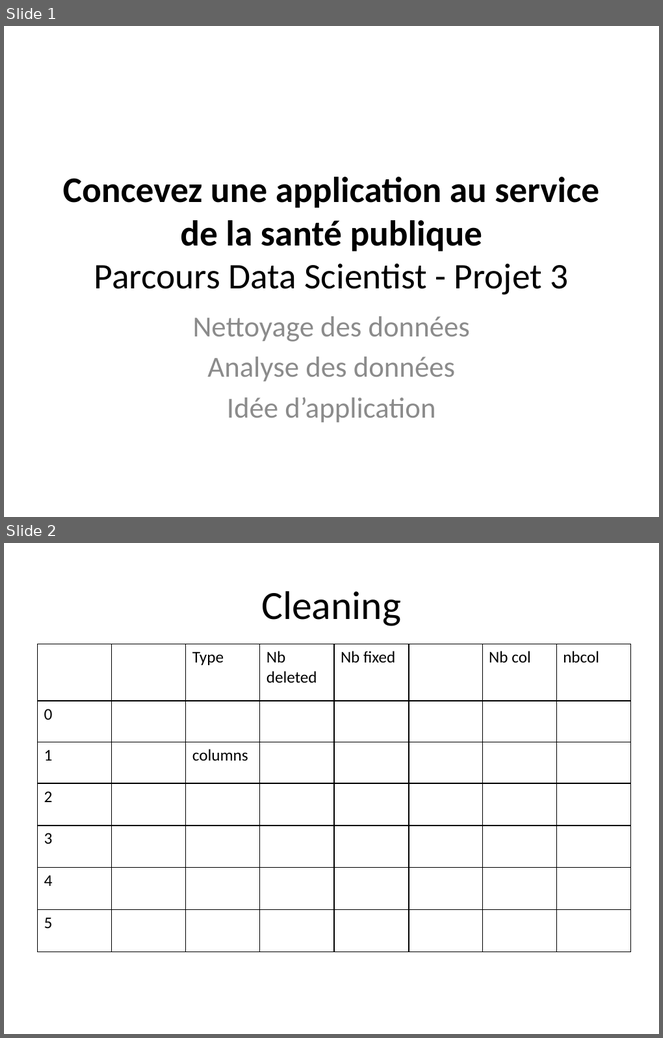
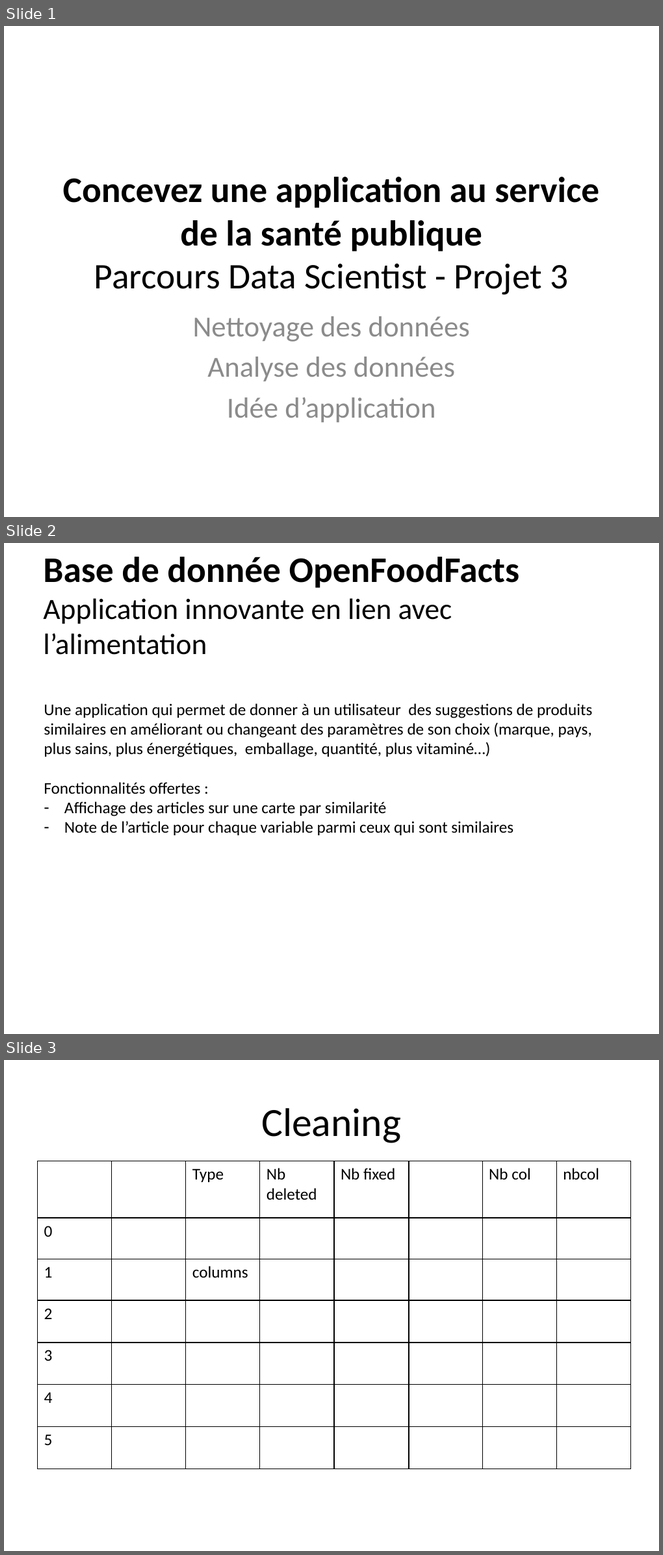
Before and after one commit to SmellyArmure/OC_DS_Project3, a slide deck: SOUTENANCE/Projet3.pptx. Shown one above the other, each under a label of ours: slides 1 and 2 before the commit, slides 1, 2 and 3 after it. The pictures are 663x1038 and 663x1555 pixels, drawn with LibreOffice and Linux fonts; fonts in the diff are those of the drawing. Boxes give left, top, right and bottom in pixels: in the first picture for what was removed or moved away, otherwise in the second. Text is boxed around its words. In the diff, an @@ line names an element or a change of style, - is before the commit and + after.

```diff
--- a/SOUTENANCE/Projet3.pptx
+++ b/SOUTENANCE/Projet3.pptx
@@ slide 2 added at (4,543,659,1034), background #FFFFFF @@
@@ title added at (43,557,520,655), 32.4 pt, text #000000 @@
+Base de donnée OpenFoodFacts
+Application innovante en lien avec l’alimentation
@@ text added at (44,704,592,835), 18 pt, text #000000 @@
+Une application qui permet de donner à un utilisateur des suggestions de produits similaires en améliorant ou changeant des paramètres de son choix (marque, pays, plus sains, plus énergétiques, emballage, quantité, plus vitaminé…)
+Fonctionnalités offertes :
+– Affichage des articles sur une carte par similarité
+– Note de l’article pour chaque variable parmi ceux qui sont similaires
@@ what was slide 2 is now slide 3 @@
```
Also in this commit, not shown: 4 other files.
